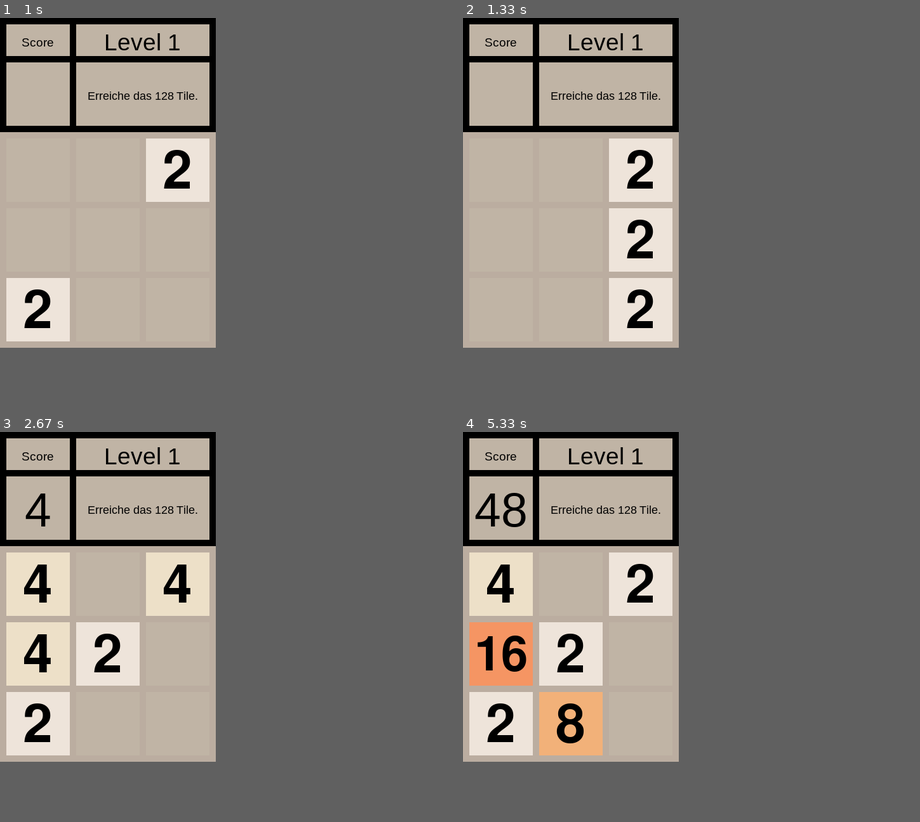
Above: before the commit, frames 1-4 (two rows, left to right).
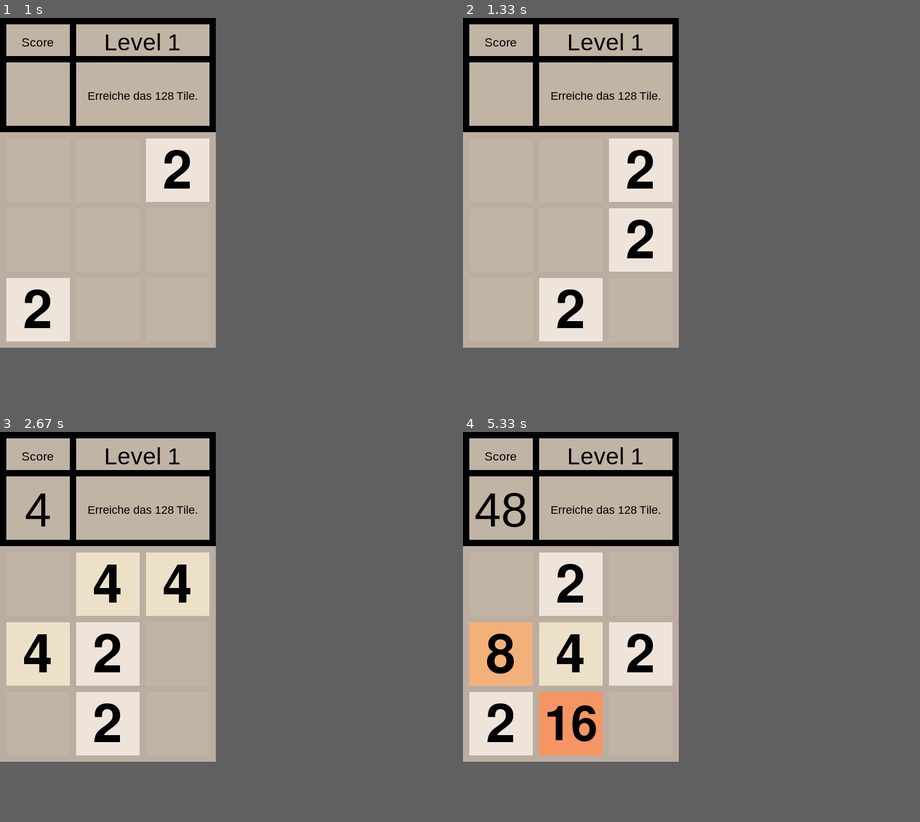
Above: after the commit, the same moments.

Repository: KapitaenKirSche/2048
Game: pygame game, started from main.py
Same seed, same stepped clock (60 frames per second), same inputs: the game is played once before the commit and once after it.
Inputs (mouse positions are in pixels of both pictures, inside the frame that each line leads up to):
- Up to frame 1 (1 s): tap Enter at 0.33 s; click (18, 162) at 0.72 s
- Up to frame 2 (1.33 s): hold Right from 1 s (still down)
- Up to frame 3 (2.67 s): release Right at 1.47 s; hold Up 1.5-1.8 s; hold Right 1.83-2.3 s; hold Left from 2.33 s (still down)
- Up to frame 4 (5.33 s): release Left at 2.87 s; hold Down 2.9-3.2 s; hold Left 3.23-3.63 s; hold Up 3.67-4.03 s; hold Right 4.07-4.7 s; hold Down 4.73-5.1 s; hold Left from 5.13 s (still down)

Frame 1 is identical in both runs. In frame 2, 4.5% of the frame differs, in the area x 16-46%, y 66-83%; in frame 3, 9.0%; in frame 4, 14%, in the area x 1-46%, y 30-83%.

Commit message:
implemented max moves per moves.

Diff:
--- a/config.py
+++ b/config.py
@@ -78,6 +78,7 @@
 gamemode=""
 maxWertTile = 2048
 levelGoalText="TestTest, langer Text und so."
+max_moves_per_move = -1
 
 #Dictionary der pygame surfaces der Tiles. wird beim status gameInit -> setuptiles() initialisiert.
 tile_surfaces = {}
@@ -142,13 +143,15 @@
     "gamemode"        : "maxTile",
     "maxTile"         : 128, #only, if gamemode == "maxTile
     "level_text"      : "Erreiche das 128 Tile.",
-    "max_per_move"    : 1, #-1 ist default -> bis zum Rand
+    "max_moves_per_move"    : 1, #-1 ist default -> bis zum Rand
     "board"           : [[0, 0, 2],
                          [0, 0, 0],
                          [2, 0, 0]
                          ]
 }
 
+
+
 levels={
     1 : level1
 }
--- a/logic.py
+++ b/logic.py
@@ -281,6 +281,7 @@
   if config.gamemode == "maxTile":
     config.maxWertTile=level["maxTile"]
   config.levelGoalText=level["level_text"]
+  config.max_moves_per_move=level["max_moves_per_move"]
 
   config.yextra_top = config.size + config.size // 2 + 3 * config.size_in_between
   config.xmax = config.width * config.size + config.xextra + config.size_in_between * (
--- a/main.py
+++ b/main.py
@@ -104,8 +104,8 @@
         cfg.status = "sieg"
 
     if cfg.direction >= 0:  #Wenn Pfeiltaste gedrückt ist
-      if bewegungMoeglichSpeziell(cfg.board, cfg.direction) == True:
-        cfg.board = move(cfg.board, cfg.direction)
+      if bewegungMoeglichSpeziell(cfg.board, cfg.direction,maxim=cfg.max_moves_per_move) == True:
+        cfg.board = move(cfg.board, cfg.direction,maxim=cfg.max_moves_per_move)
         cfg.board = createRandom(cfg.board)
         cfg.changed = True
 
